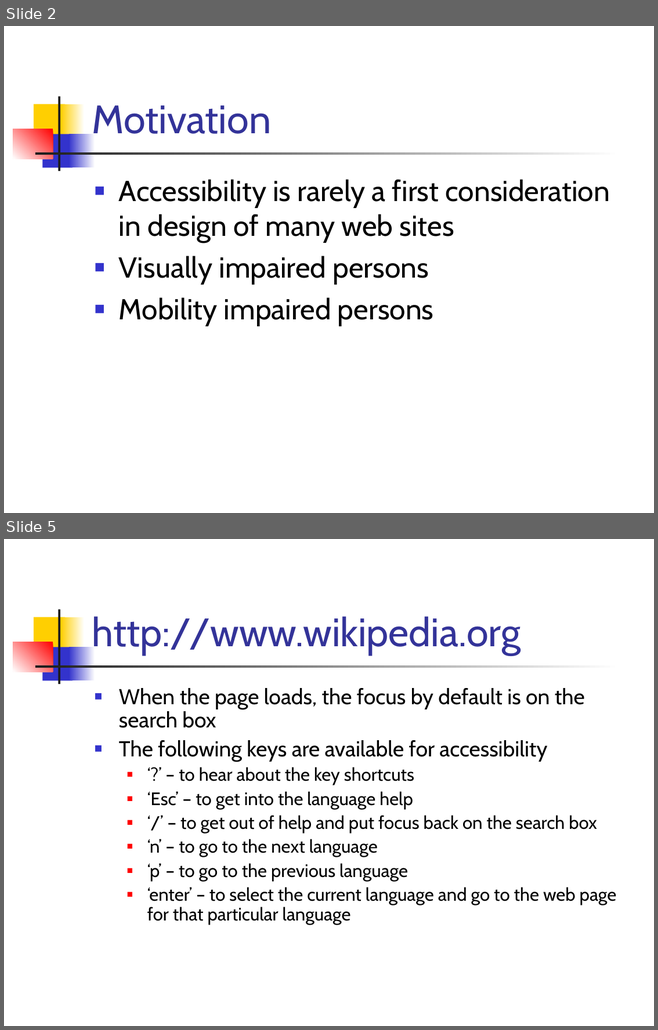
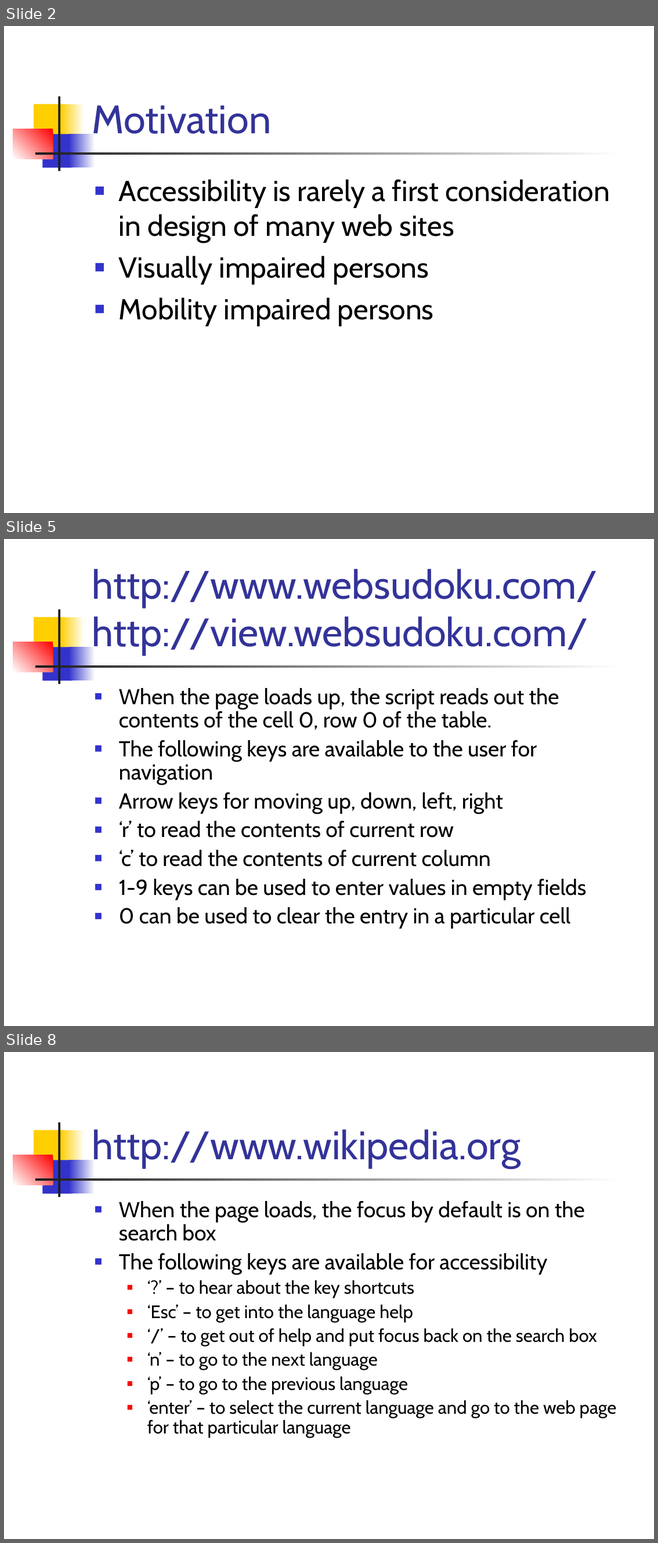
Before and after one commit to prateekt/pp-axsjax-scripts, a slide deck: AxsJax.ppt. Shown one above the other, each under a label of ours: slides 2 and 5 before the commit, slides 2, 5 and 8 after it; the slides between them are not shown. The pictures are 658x1030 and 658x1543 pixels, drawn with LibreOffice and Linux fonts; fonts in the diff are those of the drawing. Boxes give left, top, right and bottom in pixels: in the first picture for what was removed or moved away, otherwise in the second. Text is boxed around its words. In the diff, an @@ line names an element or a change of style, - is before the commit and + after.

```diff
--- a/AxsJax.ppt
+++ b/AxsJax.ppt
@@ slide 5 added at <box>4,539,654,1026</box>, background #FFFFFF; not listed: 7 template elements that a slide beside it also shows @@
@@ title added at <box>92,569,597,656</box>, 44 pt, text #333399 @@
+http://www.websudoku.com/
+http://view.websudoku.com/
@@ text added at <box>119,688,586,929</box>, 24 pt, text #000000 @@
+■ When the page loads up, the script reads out the contents of the cell 0, row 0 of the table.
+■ The following keys are available to the user for navigation
+■ Arrow keys for moving up, down, left, right
+■ ‘r’ to read the contents of current row
+■ ‘c’ to read the contents of current column
+■ 1-9 keys can be used to enter values in empty fields
+■ 0 can be used to clear the entry in a particular cell
@@ what was slide 5 is now slide 8 @@
```
Also in this commit, not shown: 2 slides changed, 2 other slides added, 1 other file.
